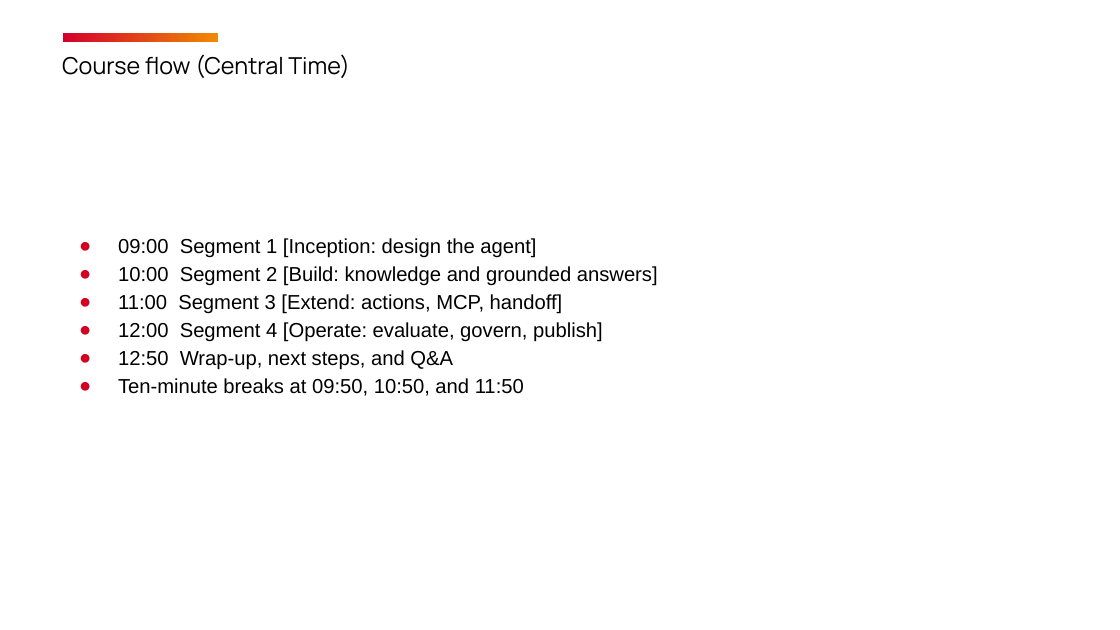
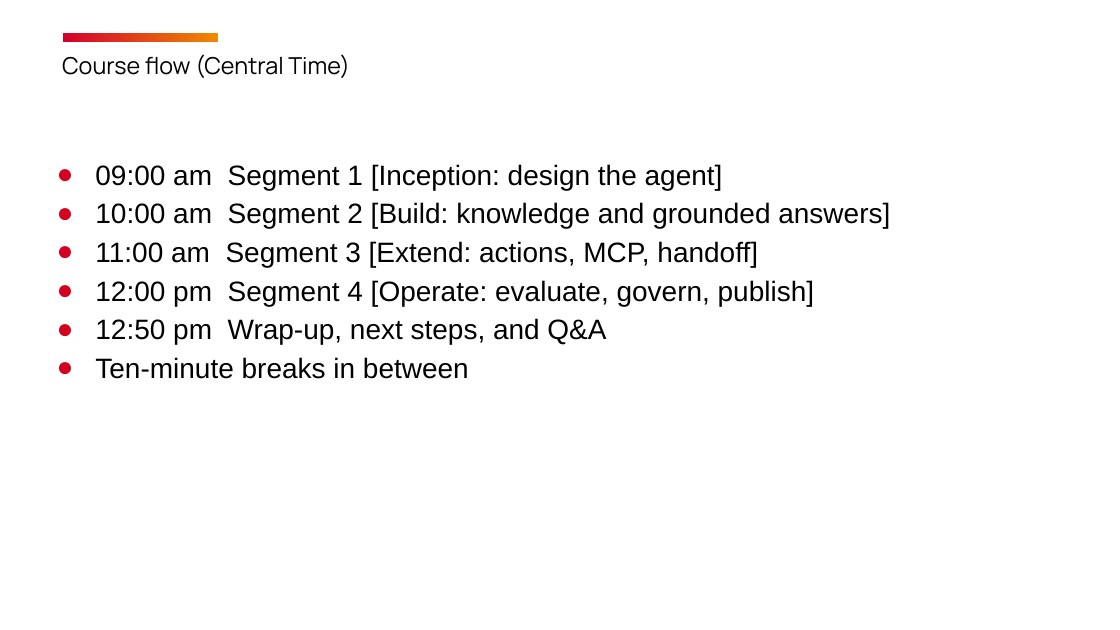
Before and after one commit to timothywarner-org/oreilly-copilot-studio-agents, a slide deck: slide 2 of slides/Warner-CopilotStudio-Agents-2026-09-08.pptx. Drawn at 1120x630 pixels with LibreOffice and Linux fonts; fonts in the diff are those of the drawing; background and template pictures are left out. Boxes give left, top, right and bottom in pixels: in the first picture for what was removed or moved away, otherwise in the second. Text is boxed around its words. In the diff, an @@ line names an element or a change of style, - is before the commit and + after.

```diff
--- a/slides/Warner-CopilotStudio-Agents-2026-09-08.pptx
+++ b/slides/Warner-CopilotStudio-Agents-2026-09-08.pptx
@@ text at <box>95,164,890,379</box>: text changed; size 13 to 18 pt @@
-● 09:00 Segment 1 [Inception: design the agent]
-● 10:00 Segment 2 [Build: knowledge and grounded answers]
-● 11:00 Segment 3 [Extend: actions, MCP, handoff]
-● 12:00 Segment 4 [Operate: evaluate, govern, publish]
-● 12:50 Wrap-up, next steps, and Q&A
-● Ten-minute breaks at 09:50, 10:50, and 11:50
+● 09:00 am Segment 1 [Inception: design the agent]
+● 10:00 am Segment 2 [Build: knowledge and grounded answers]
+● 11:00 am Segment 3 [Extend: actions, MCP, handoff]
+● 12:00 pm Segment 4 [Operate: evaluate, govern, publish]
+● 12:50 pm Wrap-up, next steps, and Q&A
+● Ten-minute breaks in between
```
Also in this commit, not shown: 2 other slides changed, 6 other files.
